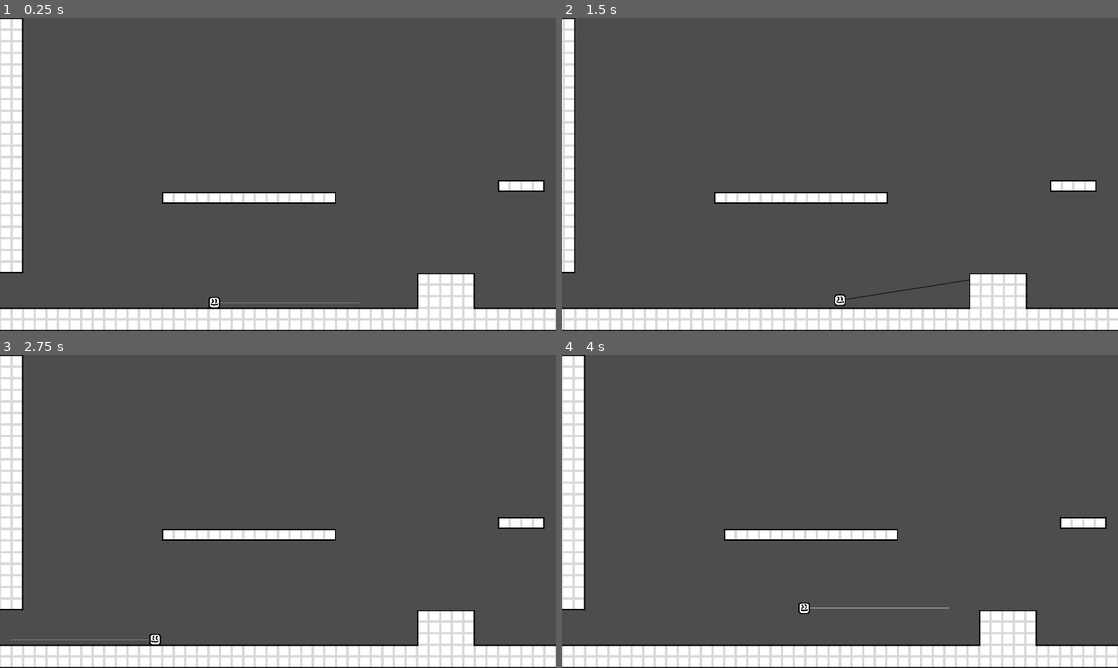
Above: before the commit, frames 1-4 (two rows, left to right).
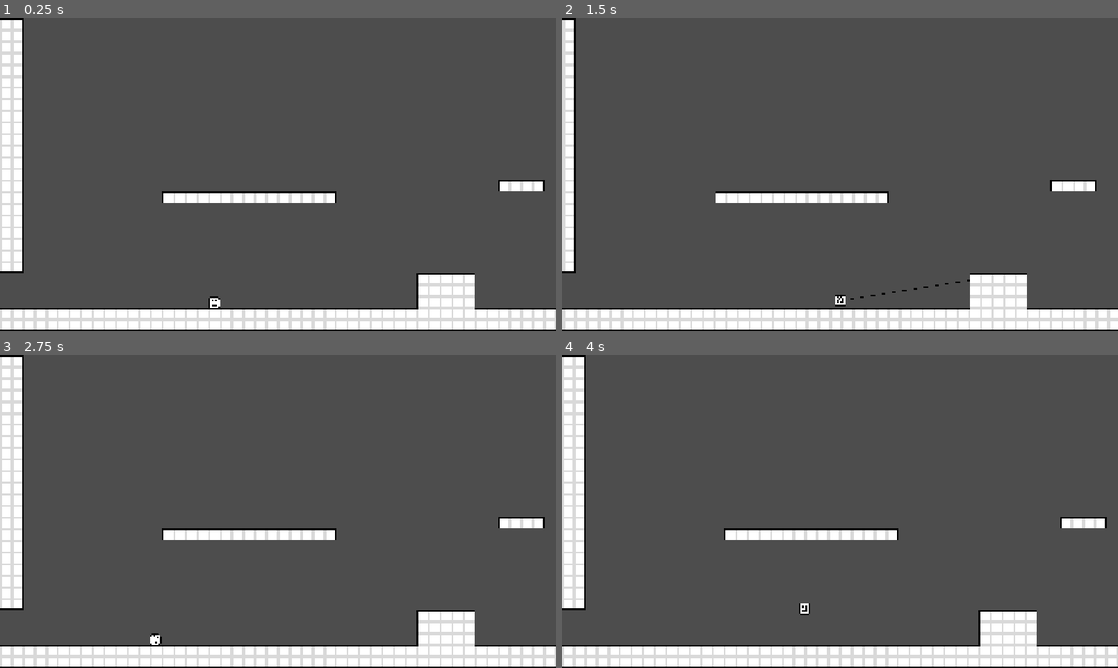
Above: after the commit, the same moments.

Repository: ADON15c/Spell-Hook
Game: Godot game, scene res://scenes/game/game.tscn
Same seed, same stepped clock (60 frames per second), same inputs: the game is played once before the commit and once after it.
Inputs:
- Up to frame 1 (0.25 s): no input
- Up to frame 2 (1.5 s): tap Enter at 0.5 s; hold Right (move_right) from 0.53 s (still down); tap X (grapple) at 0.6, 1.35 s; tap C (jump) at 0.77 s
- Up to frame 3 (2.75 s): tap C (jump) at 1.52 s; tap R (restart) at 2 s; release Right (move_right) at 2.03 s; hold Left (move_left) from 2.03 s (still down); tap X (grapple) at 2.1 s
- Up to frame 4 (4 s): release Left (move_left) at 2.78 s; hold Right (move_right) from 2.78 s (still down); tap X (grapple) at 2.85, 3.6 s; tap C (jump) at 3.02, 3.77 s

The runs differ from the first frame. In frame 1, 2.4% of the frame differs, in the area x 0-100%, y 0-100%; in frame 2, 2.4%; in frame 3, 2.4%; in frame 4, 2.4%.

Commit message:
Fixed window resizing

Diff:
--- a/project.godot
+++ b/project.godot
@@ -19,9 +19,7 @@
 
 window/size/viewport_width=1920
 window/size/viewport_height=1080
-window/size/resizable=false
 window/stretch/mode="canvas_items"
-window/stretch/scale_mode="integer"
 
 [input]
 
